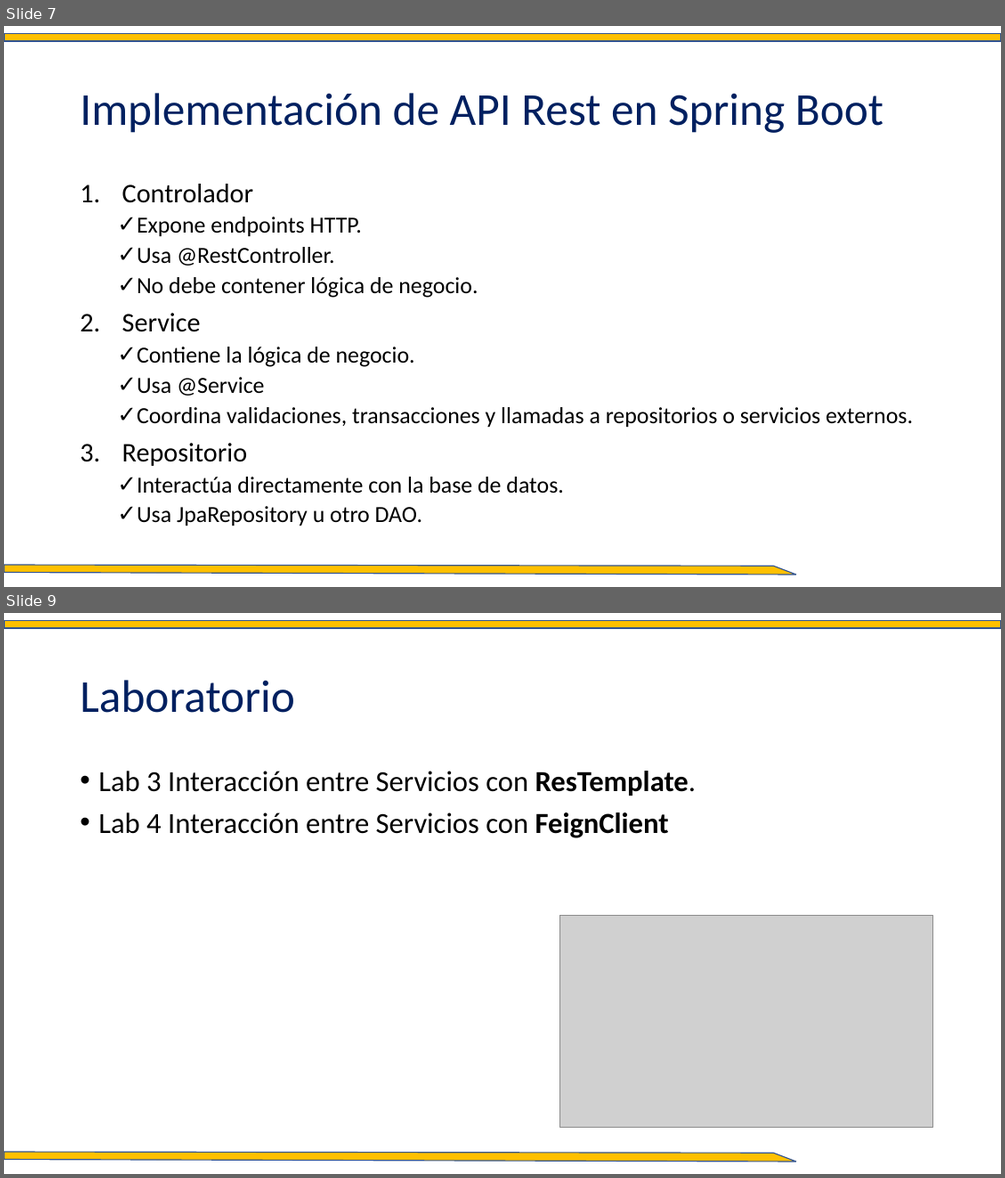
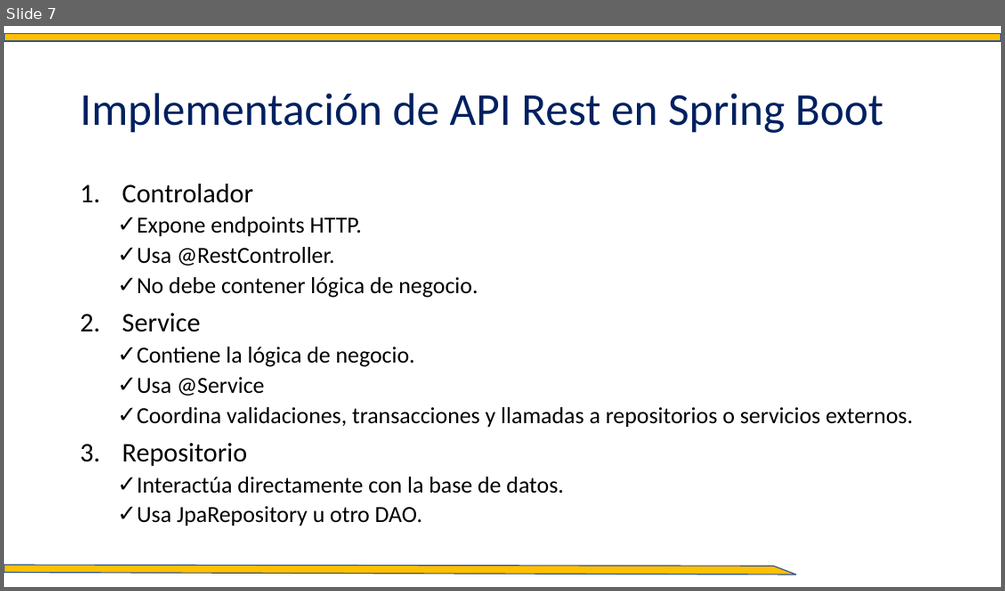
Before and after one commit to carloscarreno/microservicios-basico, a slide deck: presentaciones/Modulo 7 Creando nuestra API REST .pptx. Shown one above the other, each under a label of ours: slides 7 and 9 before the commit, slide 7 after it; the slides between them are not shown. The pictures are 1005x1178 and 1005x591 pixels, drawn with LibreOffice and Linux fonts; fonts in the diff are those of the drawing; grey boxes stand for pictures; background and template pictures are left out. Boxes give left, top, right and bottom in pixels: in the first picture for what was removed or moved away, otherwise in the second. Text is boxed around its words. In the diff, an @@ line names an element or a change of style, - is before the commit and + after.

```diff
--- a/presentaciones/Modulo 7 Creando nuestra API REST .pptx
+++ b/presentaciones/Modulo 7 Creando nuestra API REST .pptx
@@ slide 9 removed at (4, 613, 1001, 1174), background #FFFFFF; not listed: 2 template elements that a slide beside it also shows @@
@@ title removed at (80, 680, 295, 713) @@
-Laboratorio
@@ text removed at (98, 771, 696, 838) @@
-• Lab 3 Interacción entre Servicios con ResTemplate.
-• Lab 4 Interacción entre Servicios con FeignClient
@@ picture removed at (559, 915, 933, 1127) @@
```
Also in this commit, not shown: 5 other files.
